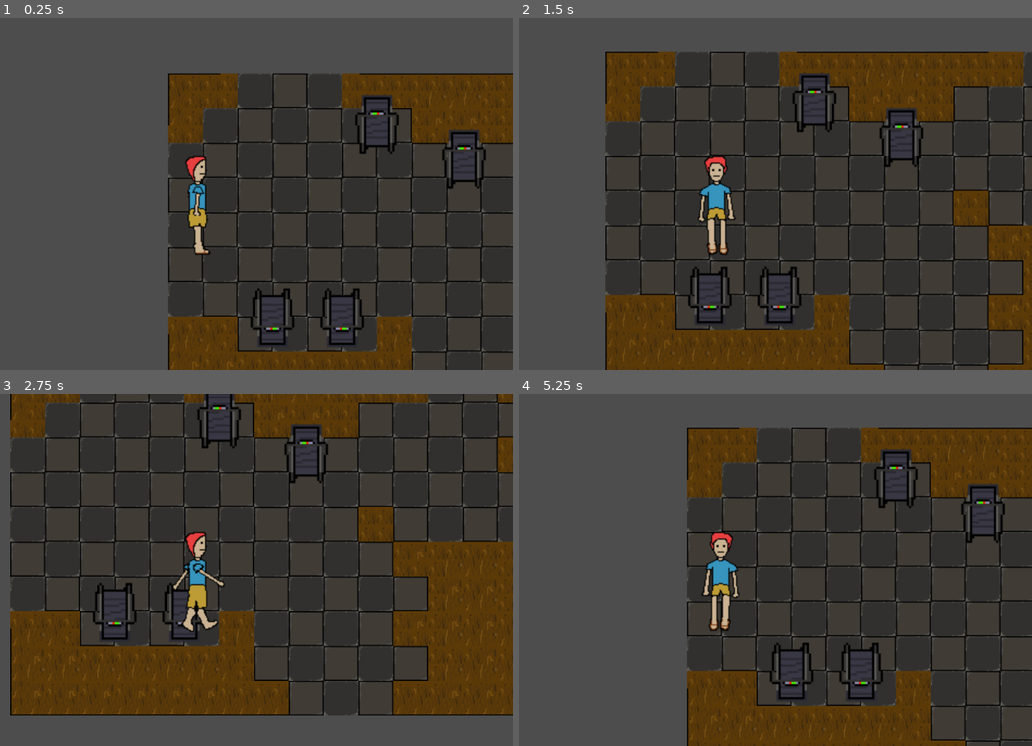
Above: before the commit, frames 1-4 (two rows, left to right).
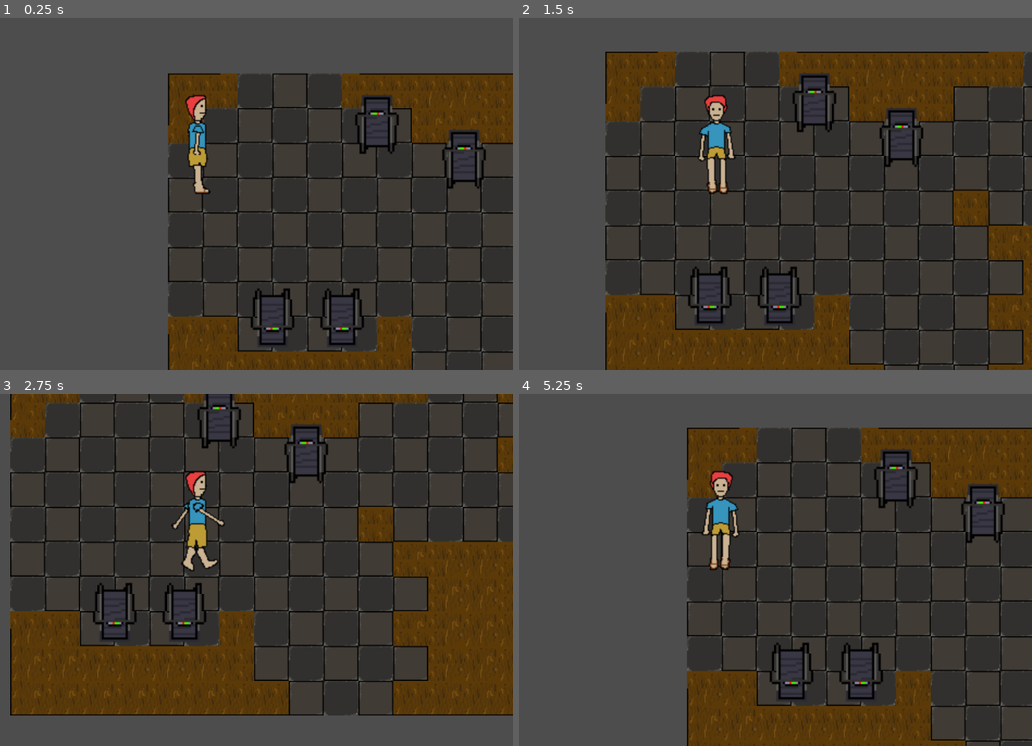
Above: after the commit, the same moments.

Repository: kamworkingonprojects3/practice-horror-game
Game: Godot game, scene res://Scenes/world.tscn
Two runs of this game, one before a commit and one after it. Both use one fixed random seed, a clock stepped at 60 frames per second and the inputs below. Before the commit the project starts from res://art/floors/Scenes/world.tscn.
Inputs:
- Up to frame 1 (0.25 s): no input
- Up to frame 2 (1.5 s): hold Right (ui_right) 0.53-1.28 s; hold Down (ui_down) from 1.28 s (still down)
- Up to frame 3 (2.75 s): release Down (ui_down) at 2.03 s; hold Right (ui_right) from 2.03 s (still down)
- Up to frame 4 (5.25 s): release Right (ui_right) at 2.78 s; hold Up (ui_up) 2.78-3.53 s; hold Left (ui_left) 3.53-5.03 s; hold Down (ui_down) from 5.03 s (still down)

The runs differ from the first frame. In frame 1, 1.3% of the frame differs, in the area x 36-41%, y 21-68%; in frame 2, 1.8%; in frame 3, 1.8%; in frame 4, 1.9%, in the area x 35-43%, y 21-68%.

Commit message:
Need to fix scene changing

Diff:
--- a/art/floors/Scenes/player.gd
+++ b/Scenes/player.gd
@@ -8,6 +8,9 @@
 
 func _physics_process(delta):
 	player_movement(delta)
+
+func player():
+	pass
 
 func player_movement(_delta):
 
@@ -64,11 +67,11 @@
 		if movement == 1:
 			anim.play("front_walk")
 		elif  movement == 0:
-			anim.play("side_front")
+			pass
 
 	if dir == "up":
 		anim.flip_h = false
 		if movement == 1:
 			anim.play("back_walk")
 		elif  movement == 0:
-			anim.play("side_back")
+			pass
--- a/art/floors/Scenes/player.tscn
+++ b/Scenes/player.tscn
@@ -1,6 +1,6 @@
 [gd_scene format=3 uid="uid://c1n1blchko42y"]
 
-[ext_resource type="Script" uid="uid://ikbhuemsh5fa" path="res://art/floors/Scenes/player.gd" id="1_vgqql"]
+[ext_resource type="Script" uid="uid://ikbhuemsh5fa" path="res://Scenes/player.gd" id="1_vgqql"]
 [ext_resource type="Texture2D" uid="uid://bi1gob0r2ljtd" path="res://art/animations/backwalkanim.png" id="2_fkybt"]
 [ext_resource type="Texture2D" uid="uid://con68o7tvupbq" path="res://art/animations/frontwalkanim.png" id="3_x3wgy"]
 [ext_resource type="Texture2D" uid="uid://dd6vntq1mwpw8" path="res://art/animations/sidewalkanim.png" id="4_3smsa"]
@@ -134,14 +134,20 @@
 "speed": 5.0
 }]
 
+[sub_resource type="CircleShape2D" id="CircleShape2D_01q2r"]
+radius = 17.117243
+
 [node name="player" type="CharacterBody2D" unique_id=1763399189]
 script = ExtResource("1_vgqql")
 
 [node name="AnimatedSprite2D" type="AnimatedSprite2D" parent="." unique_id=532549319]
+z_index = 5
+position = Vector2(0, -56)
 sprite_frames = SubResource("SpriteFrames_l6n3p")
 animation = &"side_idle"
 
 [node name="CollisionShape2D" type="CollisionShape2D" parent="." unique_id=291288170]
+shape = SubResource("CircleShape2D_01q2r")
 
 [node name="Camera2D" type="Camera2D" parent="." unique_id=1859927874]
 zoom = Vector2(2, 2)
--- /dev/null
+++ b/Scenes/registration.tscn
@@ -0,0 +1,3 @@
+[gd_scene format=3 uid="uid://brv1myqo3na3m"]
+
+[node name="registration" type="Node2D" unique_id=74093461]
--- /dev/null
+++ b/Scenes/world.gd
@@ -0,0 +1,25 @@
+extends Node2D
+
+
+# Called when the node enters the scene tree for the first time.
+func _ready() -> void:
+	pass # Replace with function body.
+
+
+# Called every frame. 'delta' is the elapsed time since the previous frame.
+func _process(delta: float) -> void:
+	change_scene()
+
+func _on_registration_tp_body_entered(body):
+	if body.has_method("player"):
+		global.transition_scene = true
+
+func _on_registration_tp_body_exited(body):
+	if body.has_method("player"):
+		global.transition_scene = false
+
+func change_scene():
+	if global.transition_scene == true:
+		if global.current_scene == "world":
+			get_tree().change_scene_to_file("res://Scenes/registration.tscn")
+			global.finish_changescenes()
--- a/art/floors/Scenes/world.tscn
+++ b/Scenes/world.tscn
@@ -1,5 +1,6 @@
 [gd_scene format=3 uid="uid://dpm35g7oxn041"]
 
+[ext_resource type="Script" uid="uid://dmgr4uiud2ndo" path="res://Scenes/world.gd" id="1_1cojt"]
 [ext_resource type="Texture2D" uid="uid://d2fu4d3omctj4" path="res://art/floors/floor1.png" id="1_6yoie"]
 [ext_resource type="Texture2D" uid="uid://c1ckjmxskrflt" path="res://art/floors/floor2.png" id="2_obkj2"]
 [ext_resource type="Texture2D" uid="uid://dmfsnn0gri7uq" path="res://art/Objects/treadmill_2.png" id="3_6sg2v"]
@@ -9,7 +10,7 @@
 [ext_resource type="Texture2D" uid="uid://ds1dokim3c47j" path="res://art/Objects/Bench Press Machine.png" id="5_shmsw"]
 [ext_resource type="Texture2D" uid="uid://cr25uue4b3wd" path="res://art/Objects/Barbell.png" id="6_6sg2v"]
 [ext_resource type="Texture2D" uid="uid://cpsv54217163e" path="res://art/floors/upperleft_woodfloor.png" id="6_10ti3"]
-[ext_resource type="PackedScene" uid="uid://c1n1blchko42y" path="res://art/floors/Scenes/player.tscn" id="7_1cjou"]
+[ext_resource type="PackedScene" uid="uid://c1n1blchko42y" path="res://Scenes/player.tscn" id="7_1cjou"]
 [ext_resource type="Texture2D" uid="uid://cuamu1yywxwqy" path="res://art/floors/upperoutline_woodfloor.png" id="7_f1svd"]
 [ext_resource type="Texture2D" uid="uid://bcwbhrwmi315e" path="res://art/Objects/treadmill_1.png" id="8_1cjou"]
 [ext_resource type="Texture2D" uid="uid://1ps6n0f6ikyd" path="res://art/floors/upperright_woodfloor.png" id="8_bppv6"]
@@ -214,7 +215,20 @@
 sources/21 = SubResource("TileSetAtlasSource_gcrme")
 sources/22 = SubResource("TileSetAtlasSource_ugw68")
 
+[sub_resource type="RectangleShape2D" id="RectangleShape2D_yq1aw"]
+size = Vector2(99, 76)
+
 [node name="world" type="Node2D" unique_id=1217083752]
+script = ExtResource("1_1cojt")
+
+[node name="player" parent="." unique_id=1763399189 instance=ExtResource("7_1cjou")]
+position = Vector2(-35, -33)
+
+[node name="collisions" type="StaticBody2D" parent="." unique_id=1779938521]
+
+[node name="CollisionPolygon2D" type="CollisionPolygon2D" parent="collisions" unique_id=2110846454]
+position = Vector2(-63, -140)
+polygon = PackedVector2Array(0, 1, 67, 3, 61, -82, 164, -80, 159, 0, 384, -4, 380, -78, 453, -81, 451, -5, 766, -5, 767, 221, 835, 222, 840, 285, 768, 284, 767, 319, 354, 315, 356, 365, 252, 361, 253, 313, -5, 317, 0, 225, -106, 225, -104, 56, 0, 61, -6, -132, -161, -13, -182, 184, -166, 286, -118, 391, -2, 479, 97, 482, 341, 482, 479, 479, 695, 443, 844, 394, 892, 325, 911, 208, 916, 84, 857, -40, 776, -114, 668, -130, 666, -132, 457, -141, 177, -133, 77, -130)
 
 [node name="TileMap" type="TileMap" parent="." unique_id=1303016745]
 tile_set = SubResource("TileSet_5ukr8")
@@ -226,5 +240,8 @@
 layer_2/name = "Bench Press"
 layer_2/tile_data = PackedInt32Array(327706, 11, 2, 393242, 5, 1, 327707, 65547, 2, 393243, 65547, 3, 327710, 5, 0, 393 …(1971 unchanged characters)…
 
-[node name="player" parent="." unique_id=1763399189 instance=ExtResource("7_1cjou")]
-position = Vector2(-35, -33)
+[node name="registration_tp" type="Area2D" parent="." unique_id=498690934]
+
+[node name="CollisionShape2D" type="CollisionShape2D" parent="registration_tp" unique_id=447687276]
+position = Vector2(49.5, -185)
+shape = SubResource("RectangleShape2D_yq1aw")
--- /dev/null
+++ b/Scripts/global.gd
@@ -0,0 +1,17 @@
+extends Node
+
+var current_scene = "world" #world registration
+var transition_scene = false
+
+var player_exit_registration_posx = 0
+var player_exit_registration_posy = 0
+var player_start_posx = 0
+var player_start_posy = 0
+
+func finish_changescenes():
+	if transition_scene == true:
+		transition_scene = false
+		if current_scene == "world":
+			current_scene = "registration"
+		else:
+			current_scene = "world"
--- a/project.godot
+++ b/project.godot
@@ -15,6 +15,10 @@
 config/features=PackedStringArray("4.6", "Forward Plus")
 config/icon="res://icon.svg"
 
+[autoload]
+
+global="*uid://cu1p5hbsscu8l"
+
 [physics]
 
 3d/physics_engine="Jolt Physics"
Renamed: art/floors/Scenes/player.gd.uid -> Scenes/player.gd.uid
Not shown, added: Scenes/world.gd.uid
Not shown, added: Scripts/global.gd.uid
